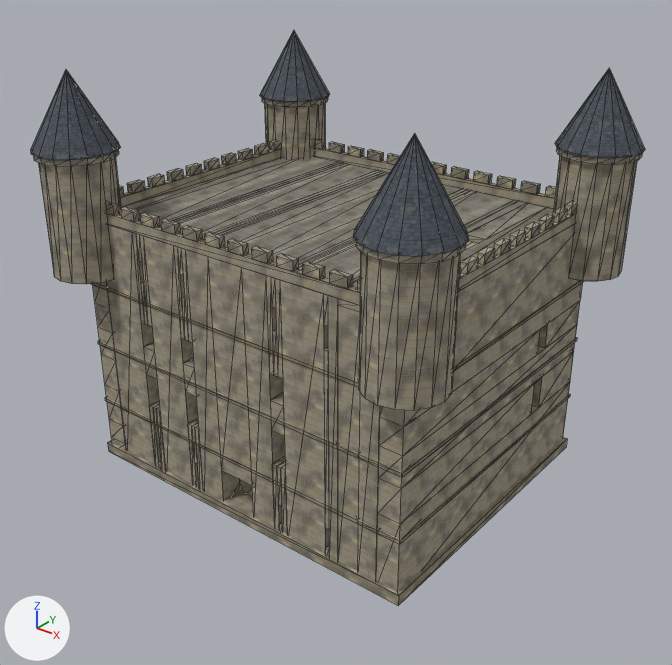
A saved change to the glTF model art/br/models-base/fort-keep.fort-v1.lod1.glb.
Camera for both pictures: a 50 mm lens placed at (48.2, -60.6, 50.2), pointed at (1.2, -1.8, 13.8). The axes (+X, +Y, +Z) are drawn at lower left. The lights are the same throughout. The older version comes first. Mesh edges are drawn as thin lines. Where no turn or scale is listed for an object, it has been applied to the vertices. Vertices at exactly the same position are counted once.

The older version as bpy lines, for what is in view:
```python
me_fort_keep = bpy.data.meshes.new('fort-keep')
me_fort_keep.from_pydata(...)  # 1856 vertices, 2936 faces; spans x -20.7..20.7, y -17.7..17.7, z -18.3..18.3
# faces by material slot: [44, 2756, 8, 128]
me_fort_keep.materials.append(mat_fort_keep_castlefloor)
me_fort_keep.materials.append(mat_fort_keep_castlestone)
me_fort_keep.materials.append(mat_fort_keep_paint)
me_fort_keep.materials.append(mat_fort_keep_slate)
ob_fort_keep = bpy.data.objects.new('fort-keep', me_fort_keep)
ob_fort_keep.location = (0.0, 0.0, 18.2)
```
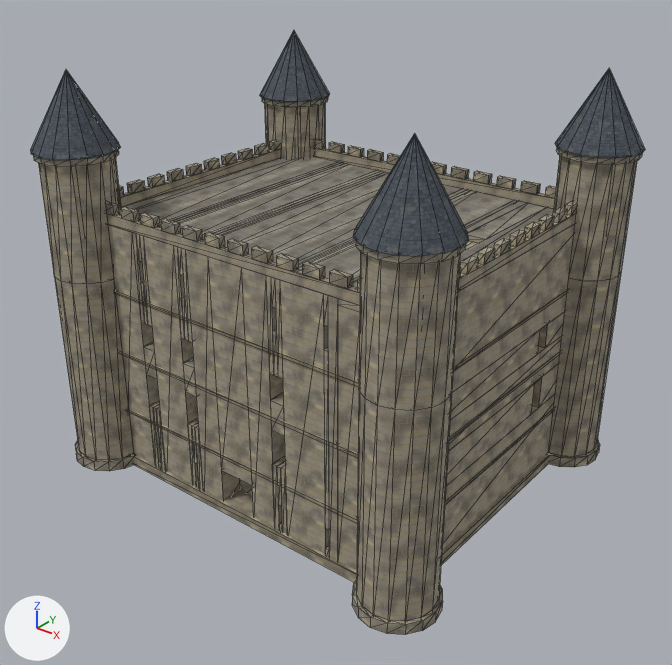
Scene script edits in JSON lines:
```json
{"block": "me_fort_keep", "where": "# used by ob_fort_keep; location = (0.0, 0.0, 18.2)"}
{"op": "remove", "block": "me_fort_keep", "code": "me_fort_keep.from_pydata(...)  # 1856 vertices, 2936 faces; spans x -20.7..20.7, y -17.7..17.7, z -18.3..18.3"}
{"op": "add", "block": "me_fort_keep", "code": "me_fort_keep.from_pydata(...)  # 2232 vertices, 3592 faces; spans x -20.7..20.7, y -17.7..17.7, z -18.3..18.3"}
{"block": "me_fort_keep", "change": "me_fort_keep part 1: a new loose piece of 52 vertices spanning x 13.5..20.5, y 10.5..17.5, z -18.3..-17.3, in mat_fort_keep_castlestone"}
{"block": "me_fort_keep", "change": "me_fort_keep part 2: a new loose piece of 52 vertices spanning x -20.5..-13.5, y -17.5..-10.5, z -18.3..-17.3, in mat_fort_keep_castlestone"}
{"block": "me_fort_keep", "change": "me_fort_keep part 3: a new loose piece of 52 vertices spanning x 13.5..20.5, y -17.5..-10.5, z -18.3..-17.3, in mat_fort_keep_castlestone"}
{"block": "me_fort_keep", "change": "me_fort_keep part 4: 104 vertices added at x -20.2..20.2, y -17.2..17.2, z -18.3"}
{"block": "me_fort_keep", "change": "other edits to the shape of me_fort_keep do not show in these pictures"}
```

Where the change shows, as pixel boxes (x1, y1, x2, y2) in the pictures (672 x 665 px):
```json
{"object": "fort-keep", "change": "reshaped", "before": [30, 30, 645, 605], "after": [30, 30, 645, 635]}
{"part": 1, "of": "me_fort_keep", "change": "added", "after": [548, 437, 600, 467]}
{"part": 2, "of": "me_fort_keep", "change": "added", "after": [75, 441, 134, 471]}
{"part": 3, "of": "me_fort_keep", "change": "added", "after": [352, 581, 443, 635]}
{"part": 4, "of": "me_fort_keep", "change": "added", "after": [55, 273, 621, 621]}
```
